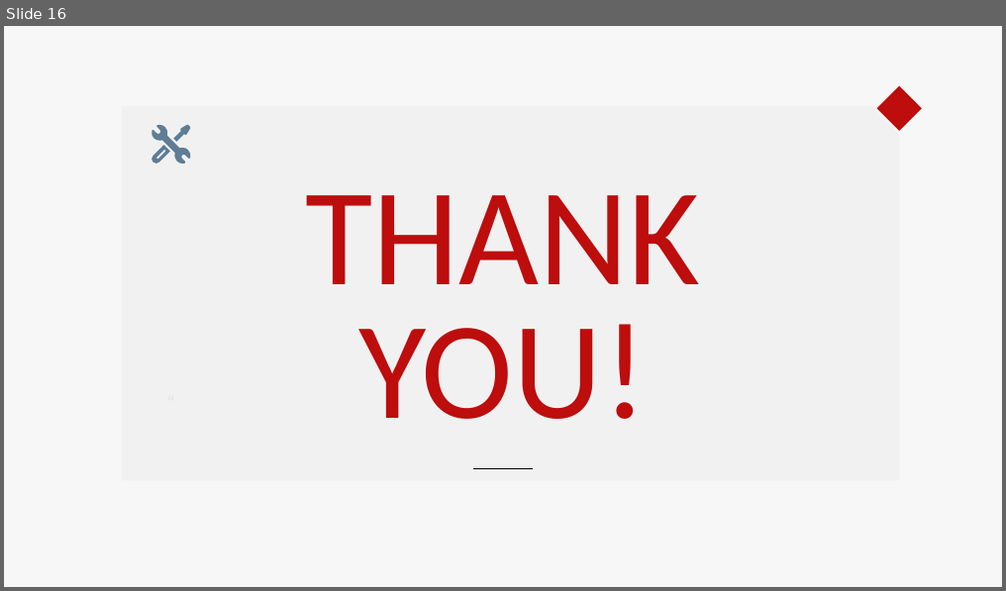
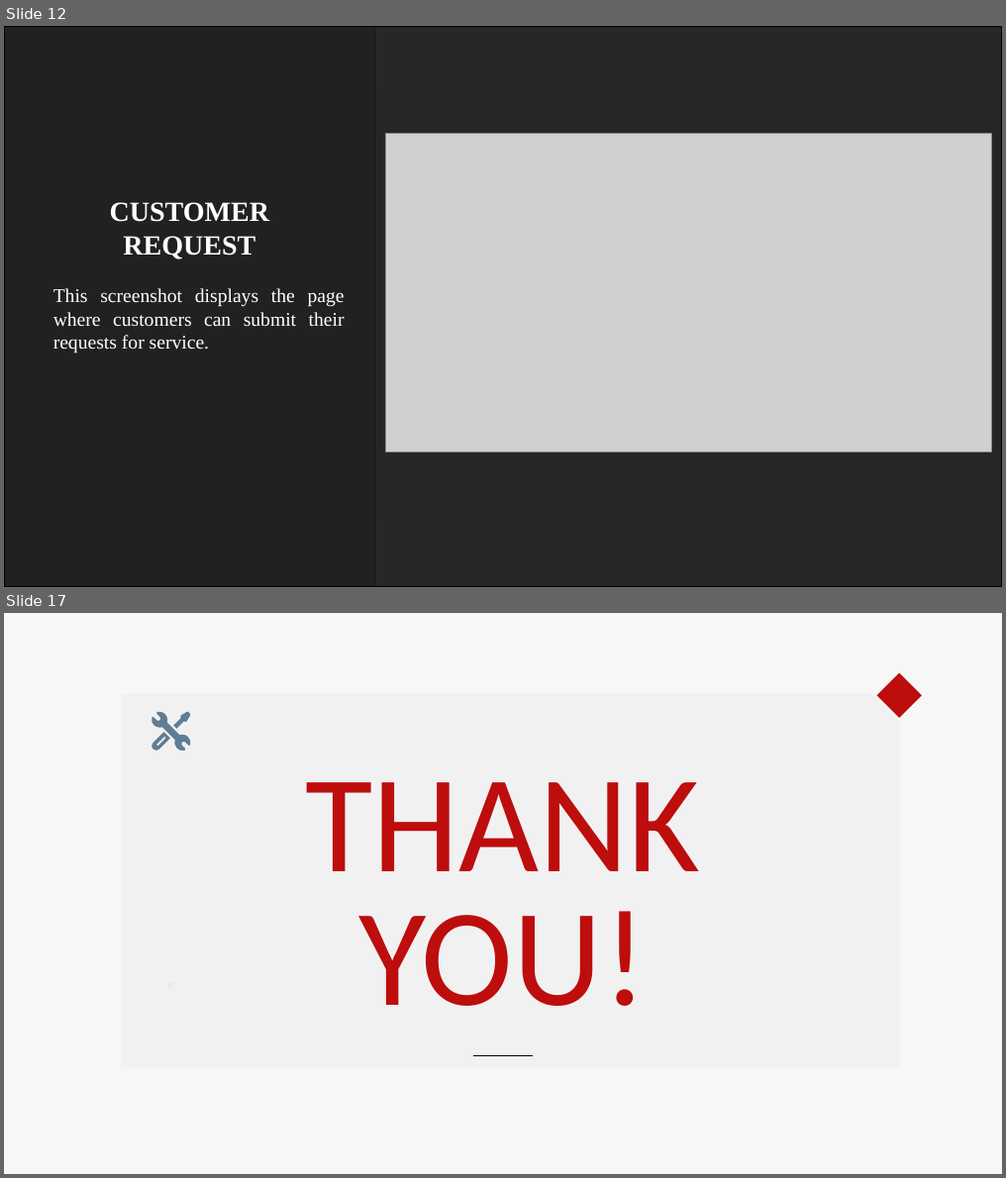
Before and after one commit to akshayanish2610/MINI-PROJECT, a slide deck: Presentation/car care.pptx. Shown one above the other, each under a label of ours: slide 16 before the commit, slides 12 and 17 after it; the slides between them are not shown. The pictures are 1006x591 and 1006x1178 pixels, drawn with LibreOffice and Linux fonts; fonts in the diff are those of the drawing; grey boxes stand for pictures; background and template pictures are left out. Boxes give left, top, right and bottom in pixels: in the first picture for what was removed or moved away, otherwise in the second. Text is boxed around its words. In the diff, an @@ line names an element or a change of style, - is before the commit and + after.

```diff
--- a/Presentation/car care.pptx
+++ b/Presentation/car care.pptx
@@ slide 12 added at <box>4,26,1002,587</box>, background #F7F7F7 @@
@@ picture added at <box>4,26,375,586</box> @@
@@ rectangle added at <box>4,26,1002,586</box>, fill #000000 at 84% opacity, outline #000000 2 pt @@
@@ rectangle added at <box>4,95,1002,519</box>, fill #F1F1F1 @@
@@ picture added at <box>385,133,991,452</box> @@
@@ text added at <box>110,202,269,260</box>, 20 pt, text #FFFFFF, bold @@
+CUSTOMER REQUEST
@@ text added at <box>54,288,345,354</box>, 14 pt, text #FFFFFF @@
+This screenshot displays the page where customers can submit their requests for service.
@@ what was slide 16 is now slide 17 @@
```
Also in this commit, not shown: 11 slides changed, 4 other slides added, 4 slides removed.
